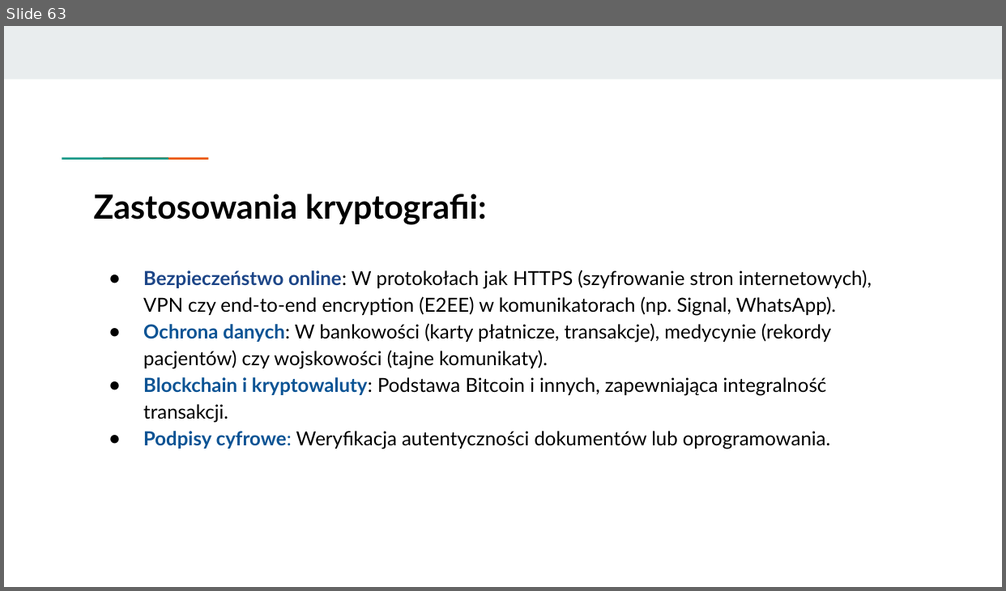
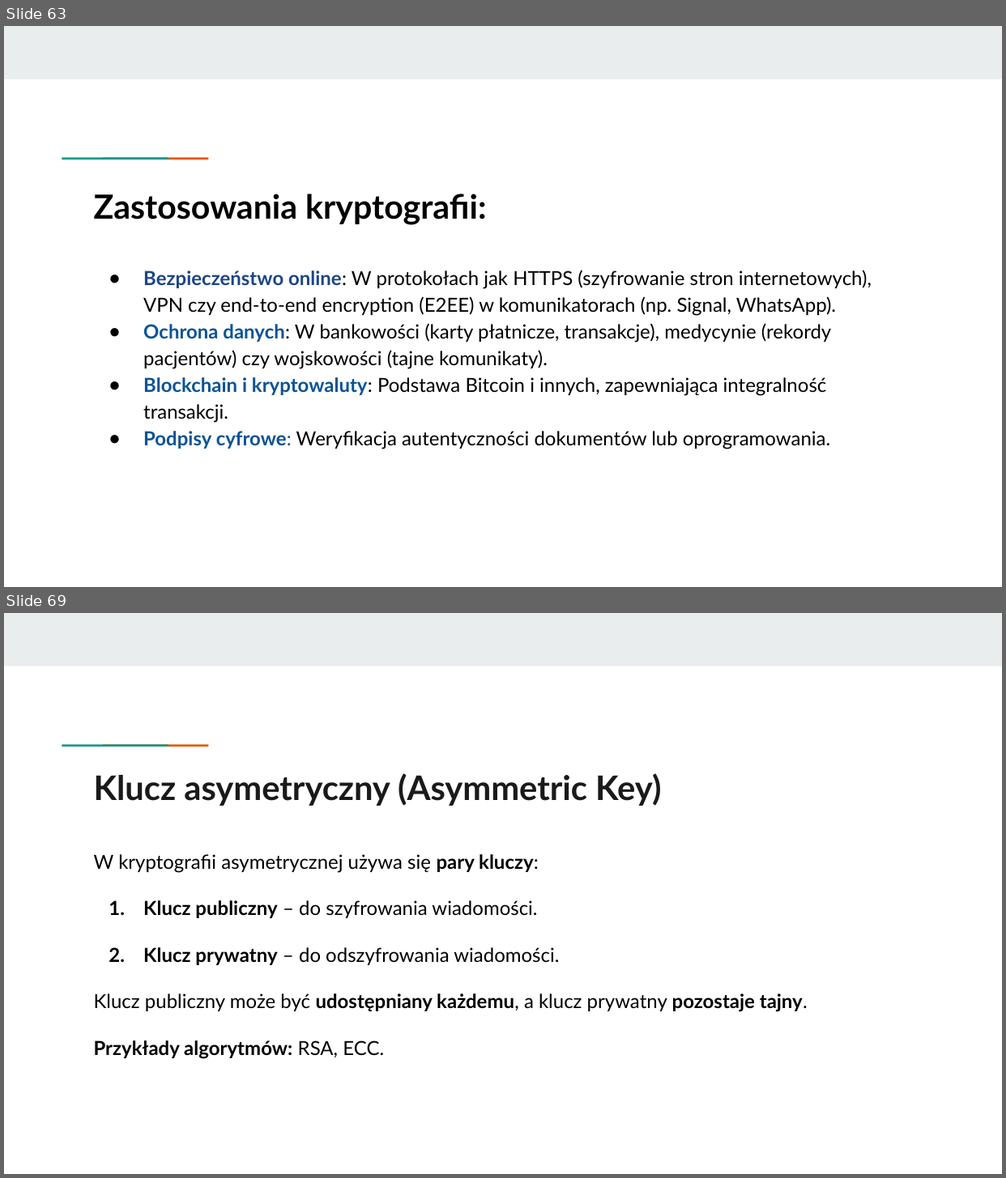
Before and after one commit to KasiaKasia/PRZEDMIOTY, a slide deck: ZASTOSOWANIE_INFORMATYKI/1A-gr_2/Zastosowanie informatyki - 1A gr. 2-plik2.pptx. Shown one above the other, each under a label of ours: slide 63 before the commit, slides 63 and 69 after it; the slides between them are not shown. The pictures are 1006x591 and 1006x1178 pixels, drawn with LibreOffice and Linux fonts; fonts in the diff are those of the drawing. Boxes give left, top, right and bottom in pixels: in the first picture for what was removed or moved away, otherwise in the second. Text is boxed around its words. In the diff, an @@ line names an element or a change of style, - is before the commit and + after.

```diff
--- a/ZASTOSOWANIE_INFORMATYKI/1A-gr_2/Zastosowanie informatyki - 1A gr. 2-plik2.pptx
+++ b/ZASTOSOWANIE_INFORMATYKI/1A-gr_2/Zastosowanie informatyki - 1A gr. 2-plik2.pptx
@@ slide 69 added at [4,613,1002,1174], background #FFFFFF; not listed: 3 template elements that a slide beside it also shows @@
@@ title added at [94,773,661,806], 24.4 pt, text #1A1A1A, bold @@
+Klucz asymetryczny (Asymmetric Key)
@@ text added at [94,854,808,1059], 14 pt, text #000000 @@
+W kryptografii asymetrycznej używa się pary kluczy:
+1. Klucz publiczny – do szyfrowania wiadomości.
+2. Klucz prywatny – do odszyfrowania wiadomości.
+Klucz publiczny może być udostępniany każdemu, a klucz prywatny pozostaje tajny.
+Przykłady algorytmów: RSA, ECC.
```
Also in this commit, not shown: 7 other slides added, 2 other files.
